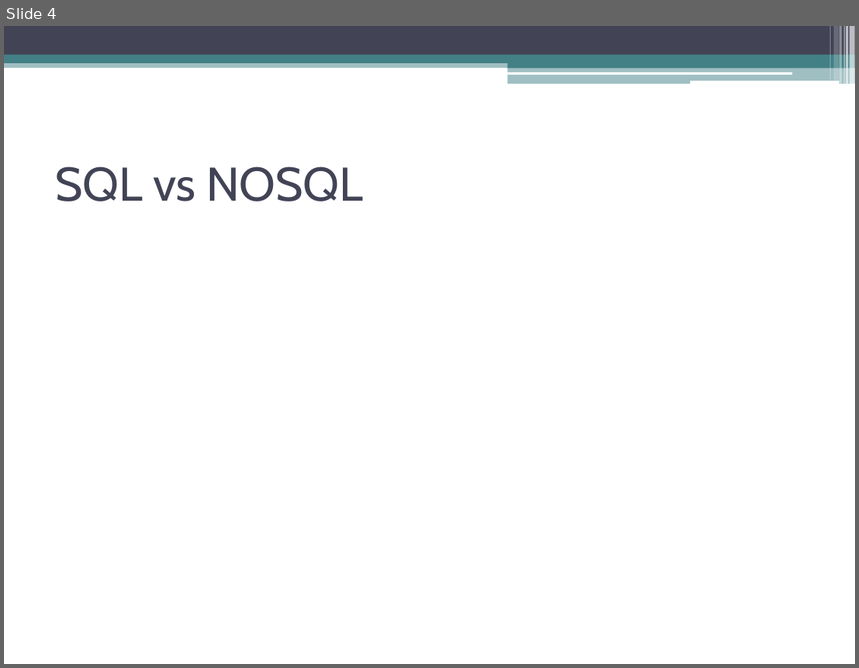
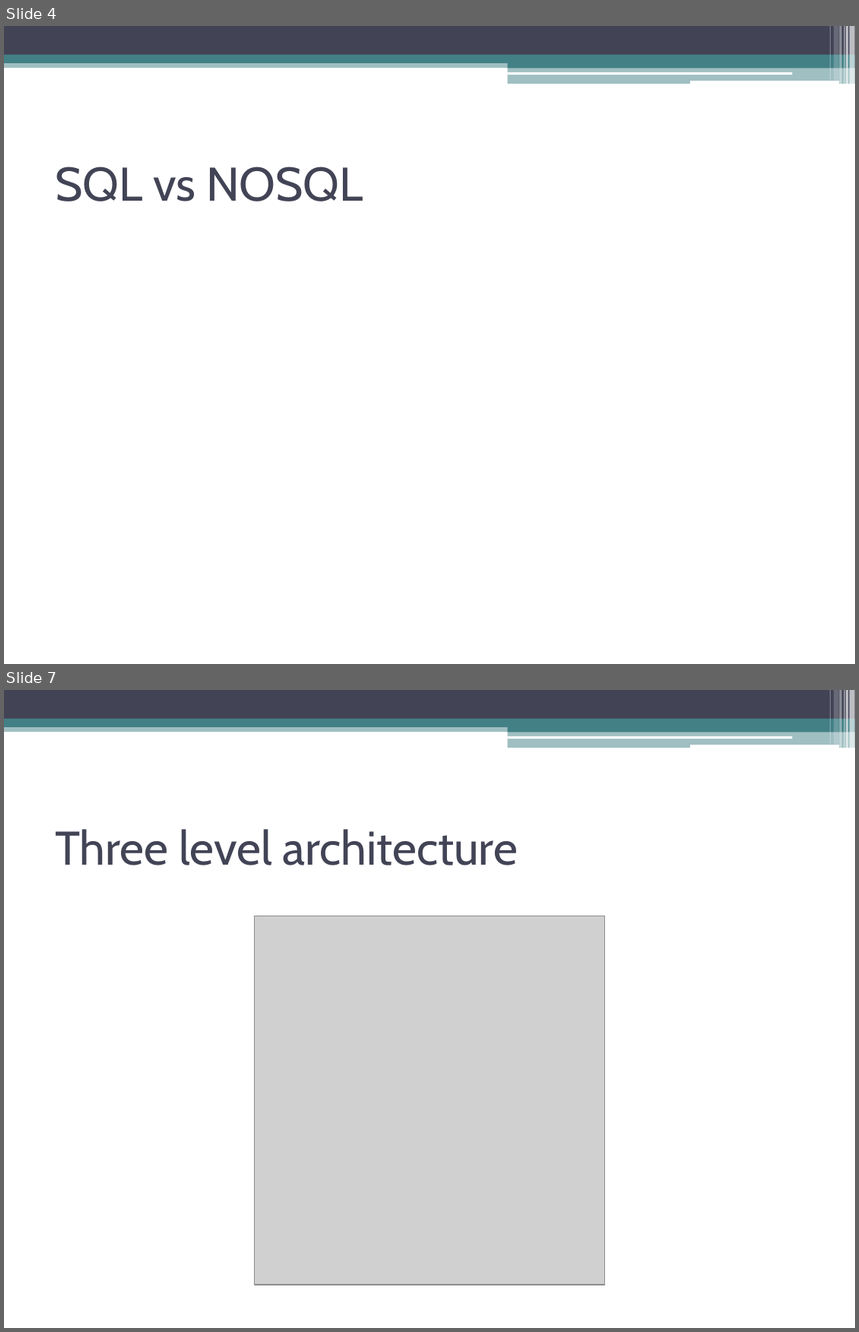
Before and after one commit to Prasundas99/Web-Development-Traning, a slide deck: 07.PHP/3.Databse/Intro to Database.pptx. Shown one above the other, each under a label of ours: slide 4 before the commit, slides 4 and 7 after it; the slides between them are not shown. The pictures are 859x668 and 859x1332 pixels, drawn with LibreOffice and Linux fonts; fonts in the diff are those of the drawing; grey boxes stand for pictures; background and template pictures are left out. Boxes give left, top, right and bottom in pixels: in the first picture for what was removed or moved away, otherwise in the second. Text is boxed around its words. In the diff, an @@ line names an element or a change of style, - is before the commit and + after.

```diff
--- a/07.PHP/3.Databse/Intro to Database.pptx
+++ b/07.PHP/3.Databse/Intro to Database.pptx
@@ slide 7 added at [4,690,855,1328], background #FFFFFF; not listed: 13 template elements that a slide beside it also shows @@
@@ title added at [55,829,518,866], 40 pt, text #424456 @@
+Three level architecture
@@ picture added at [254,916,604,1285] @@
```
Also in this commit, not shown: 5 other slides added, 2 other files.
